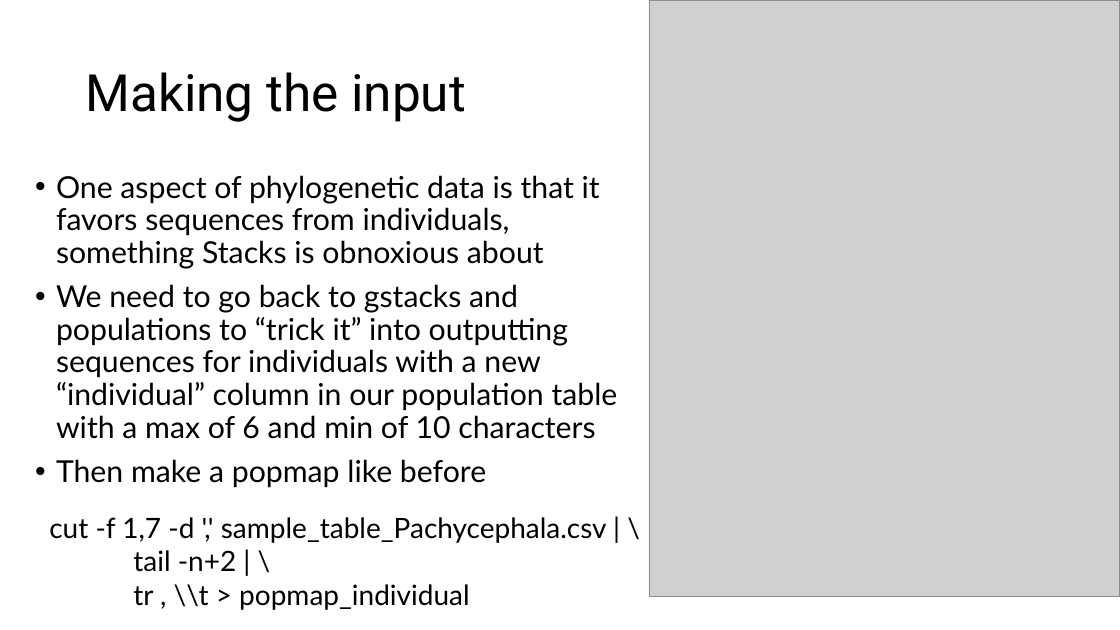
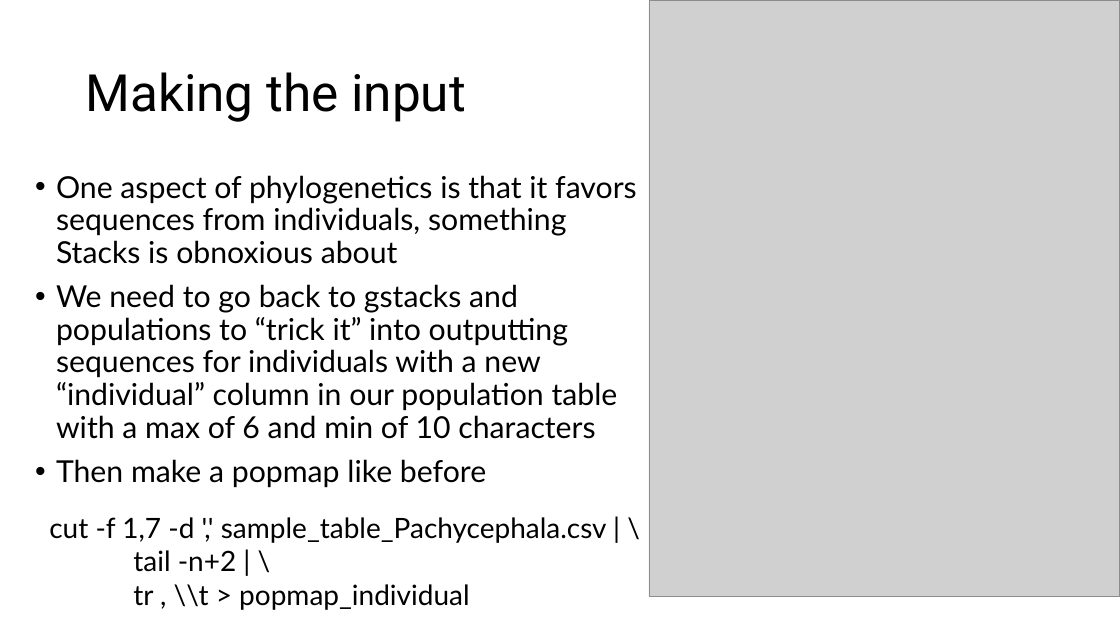
Before and after one commit to ethangyllenhaal/USP_RADSeq_2026, a slide deck: slide 3 of Part7_Phylogenetics/Part7_Phylogenetics.pptx. Drawn at 1120x630 pixels with LibreOffice and Linux fonts; fonts in the diff are those of the drawing; grey boxes stand for pictures. Boxes give left, top, right and bottom in pixels: in the first picture for what was removed or moved away, otherwise in the second. Text is boxed around its words. In the diff, an @@ line names an element or a change of style, - is before the commit and + after.

```diff
--- a/Part7_Phylogenetics/Part7_Phylogenetics.pptx
+++ b/Part7_Phylogenetics/Part7_Phylogenetics.pptx
@@ text at [56,175,637,264]: text changed @@
-• One aspect of phylogenetic data is that it favors sequences from individuals, something Stacks is obnoxious about
+• One aspect of phylogenetics is that it favors sequences from individuals, something Stacks is obnoxious about
```
Also in this commit, not shown: 2 other slides changed.
